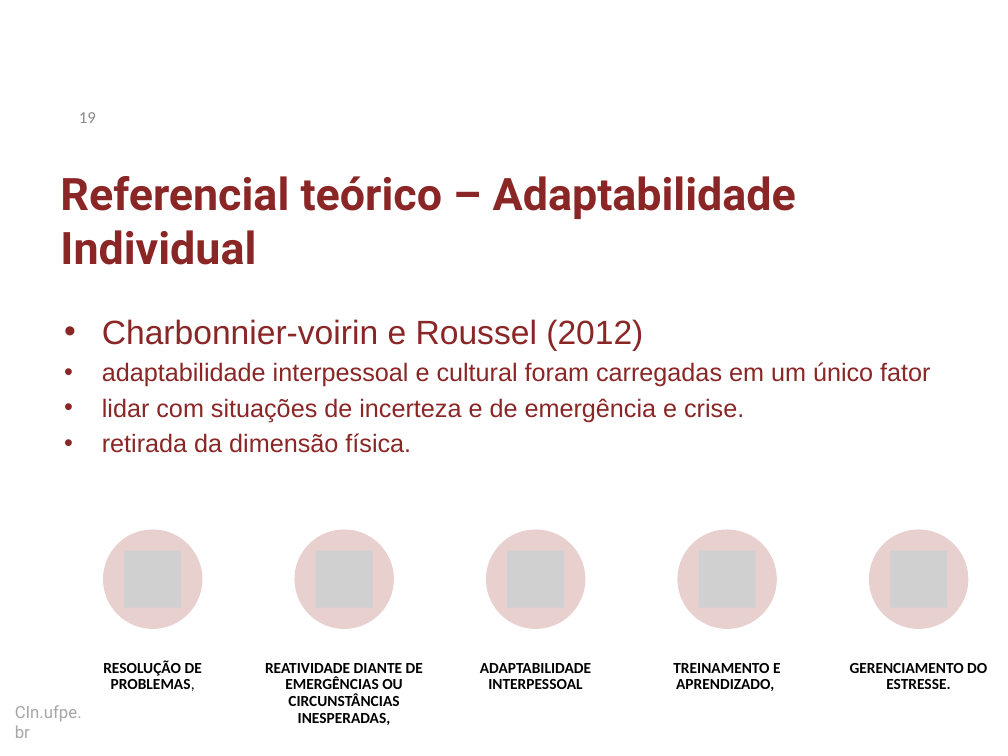
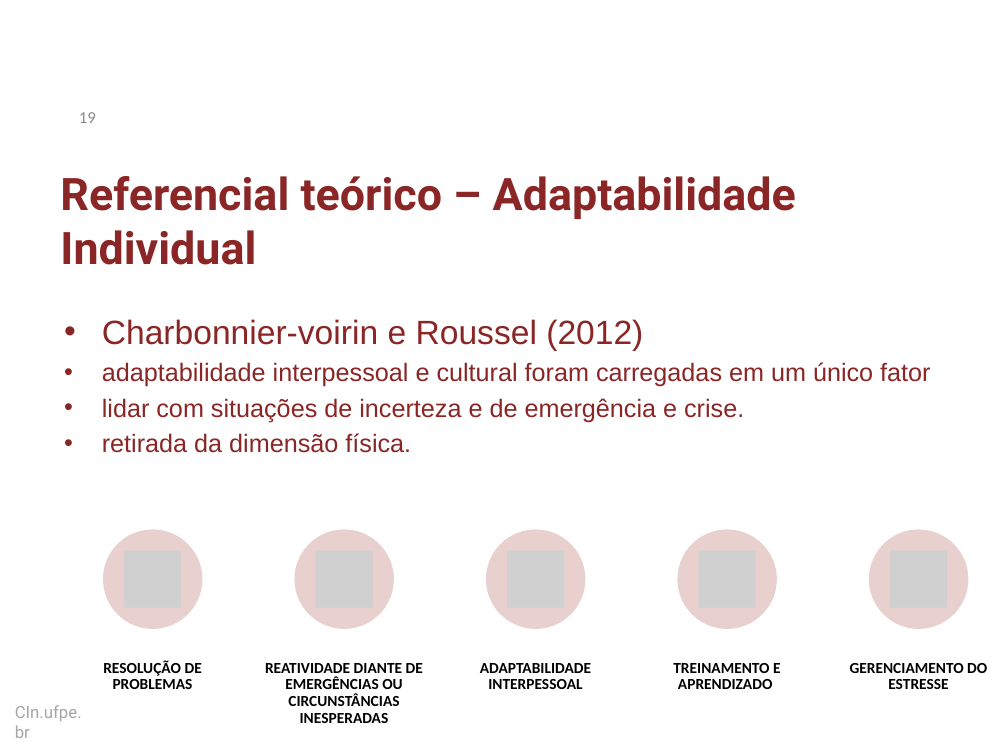
Before and after one commit to dan1lo/doutoradoR, a slide deck: slide 19 of apresentacao doutorado simplificado.pptx. Drawn at 1008x756 pixels with LibreOffice and Linux fonts; fonts in the diff are those of the drawing; grey boxes stand for pictures; background and template pictures are left out. Boxes give left, top, right and bottom in pixels: in the first picture for what was removed or moved away, otherwise in the second. Text is boxed around its words. In the diff, an @@ line names an element or a change of style, - is before the commit and + after.

```diff
--- a/apresentacao doutorado simplificado.pptx
+++ b/apresentacao doutorado simplificado.pptx
@@ text at <box>103,660,202,689</box>: text changed @@
-RESOLUÇÃO DE PROBLEMAS,
+RESOLUÇÃO DE PROBLEMAS
@@ text at <box>265,663,423,723</box>: text changed @@
-REATIVIDADE DIANTE DE EMERGÊNCIAS OU CIRCUNSTÂNCIAS INESPERADAS,
+REATIVIDADE DIANTE DE EMERGÊNCIAS OU CIRCUNSTÂNCIAS INESPERADAS
@@ text at <box>673,663,780,689</box>: text changed @@
-TREINAMENTO E APRENDIZADO,
+TREINAMENTO E APRENDIZADO
@@ text at <box>850,663,987,689</box>: text changed @@
-GERENCIAMENTO DO ESTRESSE.
+GERENCIAMENTO DO ESTRESSE
```
Also in this commit, not shown: 8 other slides changed.
